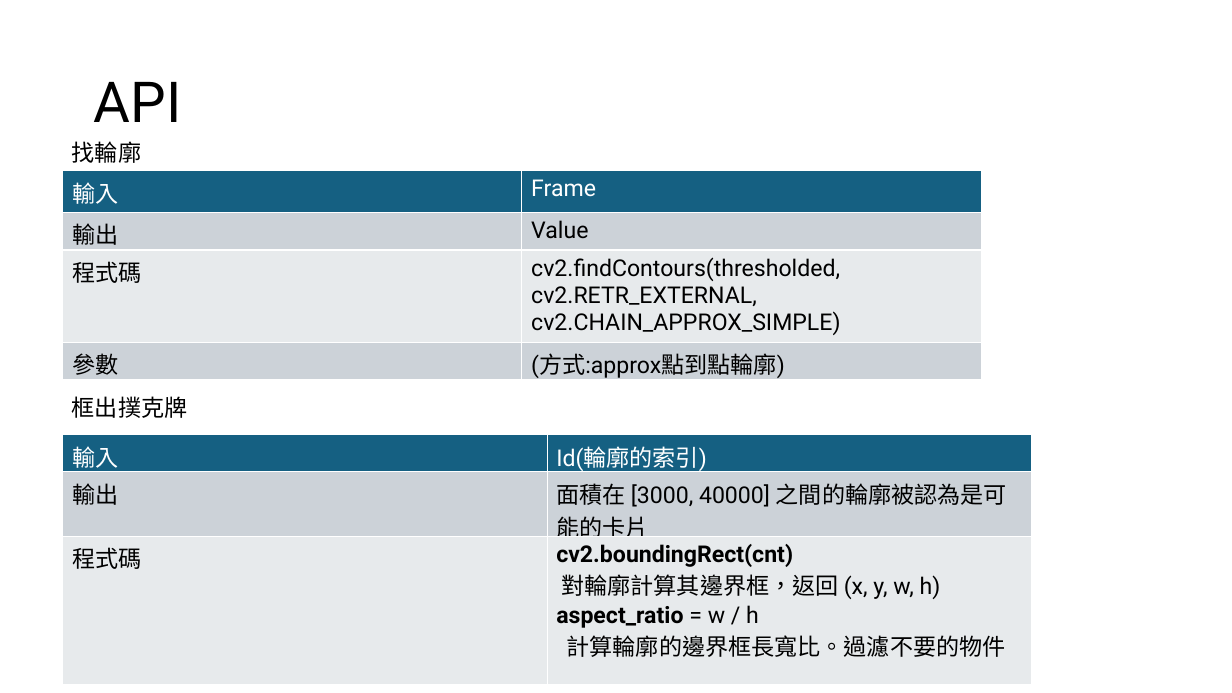
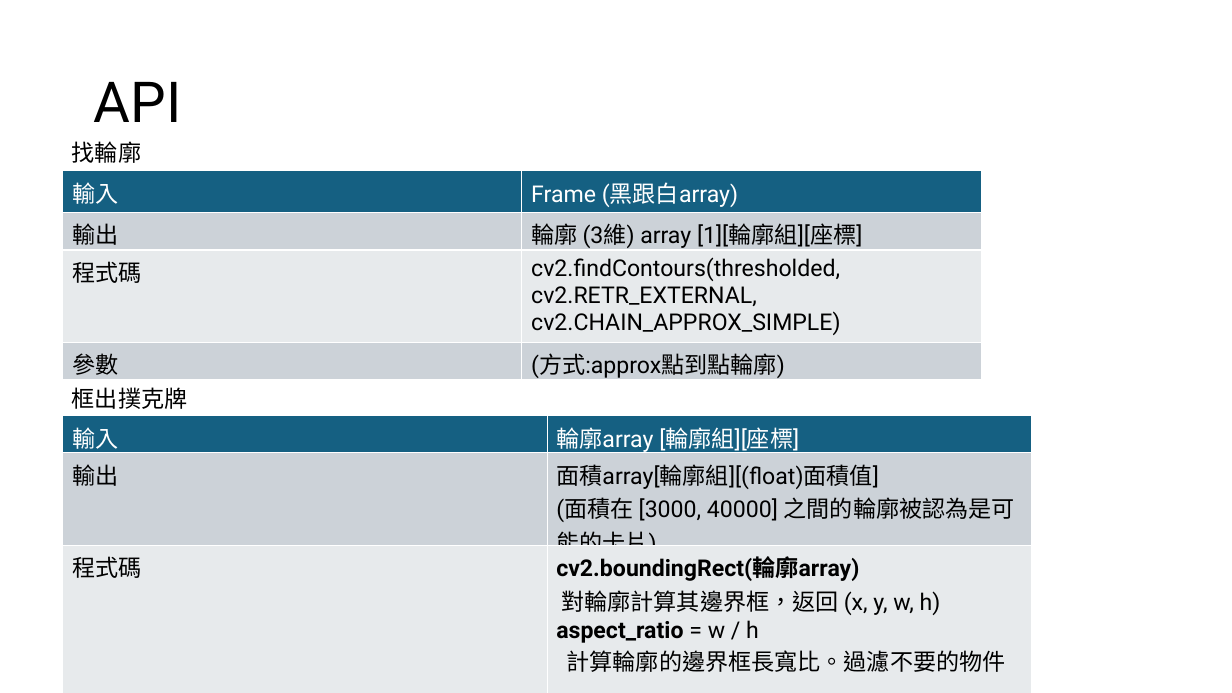
Before and after one commit to kennygnw/poker_detection_endterm, a slide deck: slide 7 of poker.pptx. Drawn at 1232x693 pixels with LibreOffice and Linux fonts; fonts in the diff are those of the drawing. Boxes give left, top, right and bottom in pixels: in the first picture for what was removed or moved away, otherwise in the second. Text is boxed around its words. In the diff, an @@ line names an element or a change of style, - is before the commit and + after.

Commit message:
ppt

```diff
--- a/poker.pptx
+++ b/poker.pptx
@@ table at <box>63,171,982,382</box> @@
-row 1, column 2: Frame
+row 1, column 2: Frame (黑跟白array)
-row 2, column 2: Value
+row 2, column 2: 輪廓 (3維) array [1][輪廓組][座標]
@@ text "框出撲克牌": place and size @@
-text "框出撲克牌" at <box>72,396,187,418</box>
+text "框出撲克牌" at <box>72,387,187,409</box>
@@ table at <box>63,416,1031,693</box> @@
-row 1, column 2: Id(輪廓的索引)
+row 1, column 2: 輪廓array [輪廓組][座標]
-row 2, column 2: 面積在 [3000, 40000] 之間的輪廓被認為是可能的卡片
+row 2, column 2: 面積array[輪廓組][(float)面積值] / (面積在 [3000, 40000] 之間的輪廓被認為是可能的卡片)
-row 3, column 2: cv2.boundingRect(cnt) / 對輪廓計算其邊界框，返回 (x, y, w, h) / aspect_ratio = w / h / 計算輪廓的邊界框長寬比。過濾不要的物件
+row 3, column 2: cv2.boundingRect(輪廓array) / 對輪廓計算其邊界框，返回 (x, y, w, h) / aspect_ratio = w / h / 計算輪廓的邊界框長寬比。過濾不要的物件
@@ table: place and size @@
-table at <box>63,434,1031,684</box>
+table at <box>63,416,1031,693</box>
```
Also in this commit, not shown: 4 other slides changed.
